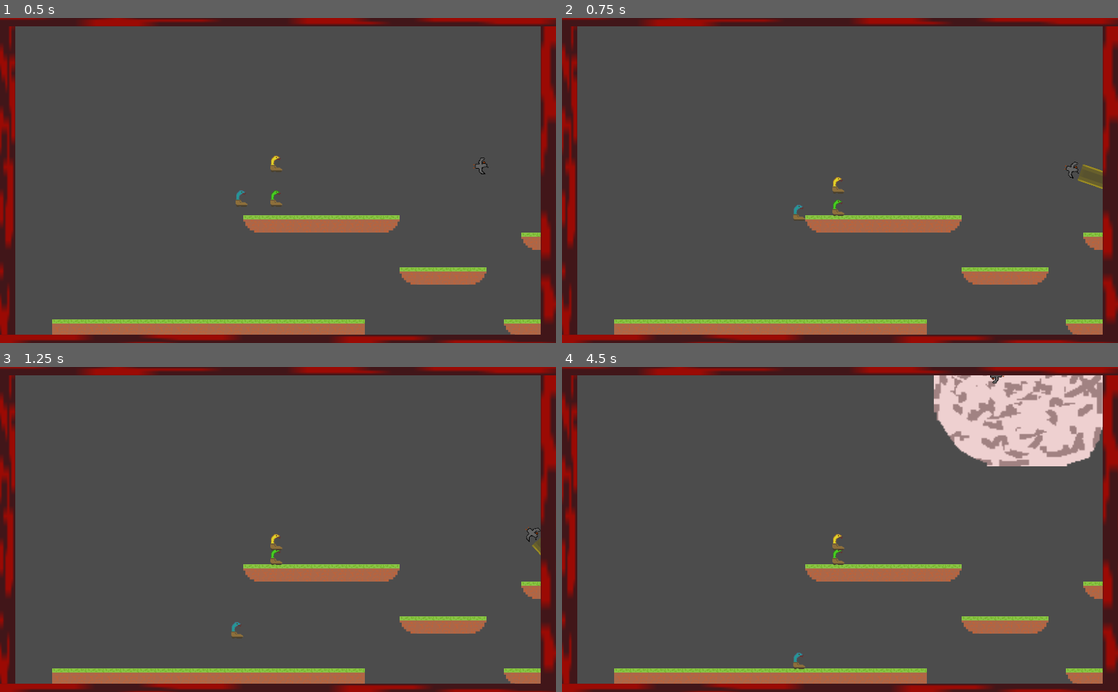
Above: before the commit, frames 1-4 (two rows, left to right).
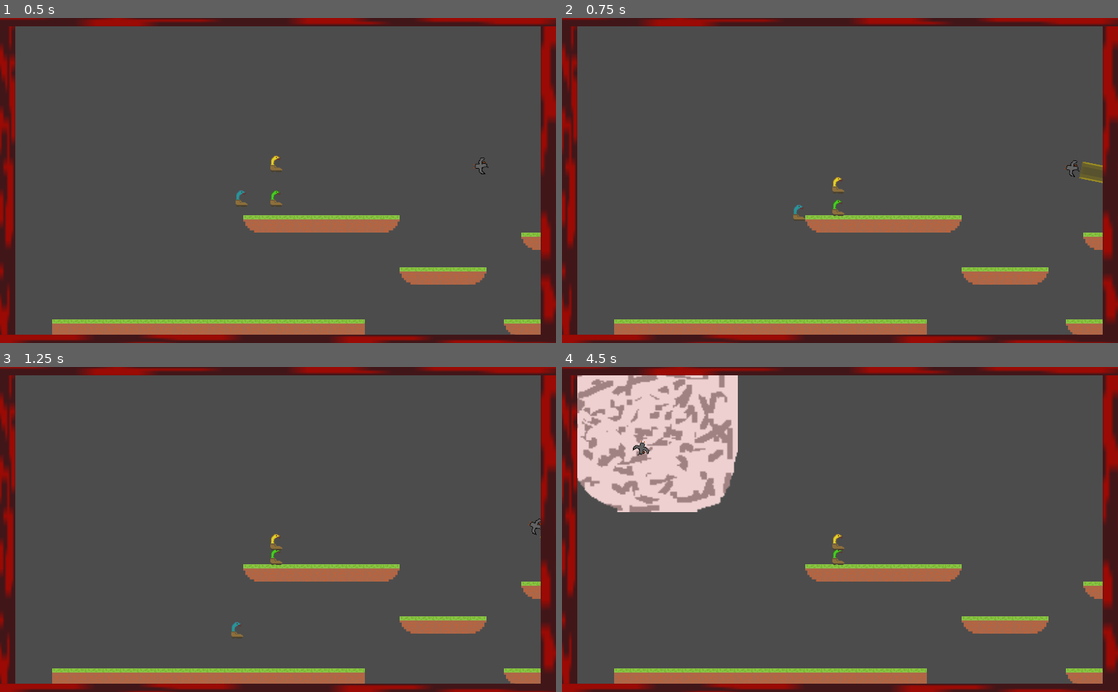
Above: after the commit, the same moments.

Repository: isaaclittler/Snake-In-Boot
Game: Godot game, scene res://Scenes/root.tscn
The game is run twice, just before and just after one commit, with the same random seed, the same clock (stepped at 60 frames per second) and the same inputs.
Inputs:
- Up to frame 1 (0.5 s): no input
- Up to frame 2 (0.75 s): hold Right (bird_move_right) from 0.53 s (still down); tap Down (bird_ability_2) at 0.6 s
- Up to frame 3 (1.25 s): keep holding Right (bird_move_right); tap W (ui_up) at 0.77 s
- Up to frame 4 (4.5 s): tap Up (bird_ability_1) at 1.35, 4.35 s; tap W (ui_up) at 1.52, 3.02, 3.77 s; tap Down (bird_ability_2) at 1.55, 2.1, 3.05, 3.6 s; release Right (bird_move_right) at 2.03 s; hold Left (bird_move_left) 2.03-2.78 s; hold Right (bird_move_right) 2.78-4.28 s; tap X (bird_ability_4) at 2.85 s; hold Left (bird_move_left) from 4.28 s (still down)

Frame 1 is identical in both runs. In frame 2, 0.2% of the frame differs, in the area x 90-98%, y 43-53%; in frame 3, less than 0.1%; in frame 4, 19%, in the area x 2-98%, y 2-93%.

Commit message:
bird rebalancing

Diff:
--- a/Scripts/KinematicBody2D.gd
+++ b/Scripts/KinematicBody2D.gd
@@ -1,6 +1,6 @@
 extends KinematicBody2D
 
-const rotationSpeed = 3
+const rotationSpeed = 2
 const speed = 350
 const cameraHeight = 284
 const cameraWidth = 495
@@ -64,7 +64,7 @@
 func ability3():
 	if tAbility3 > 5:
 		print("ability 3")
-		currRotationSpeed = 1
+		currRotationSpeed = .5
 		currSpeed = 100
 		tAbility3 = 0
 		dAbility3 = 0
